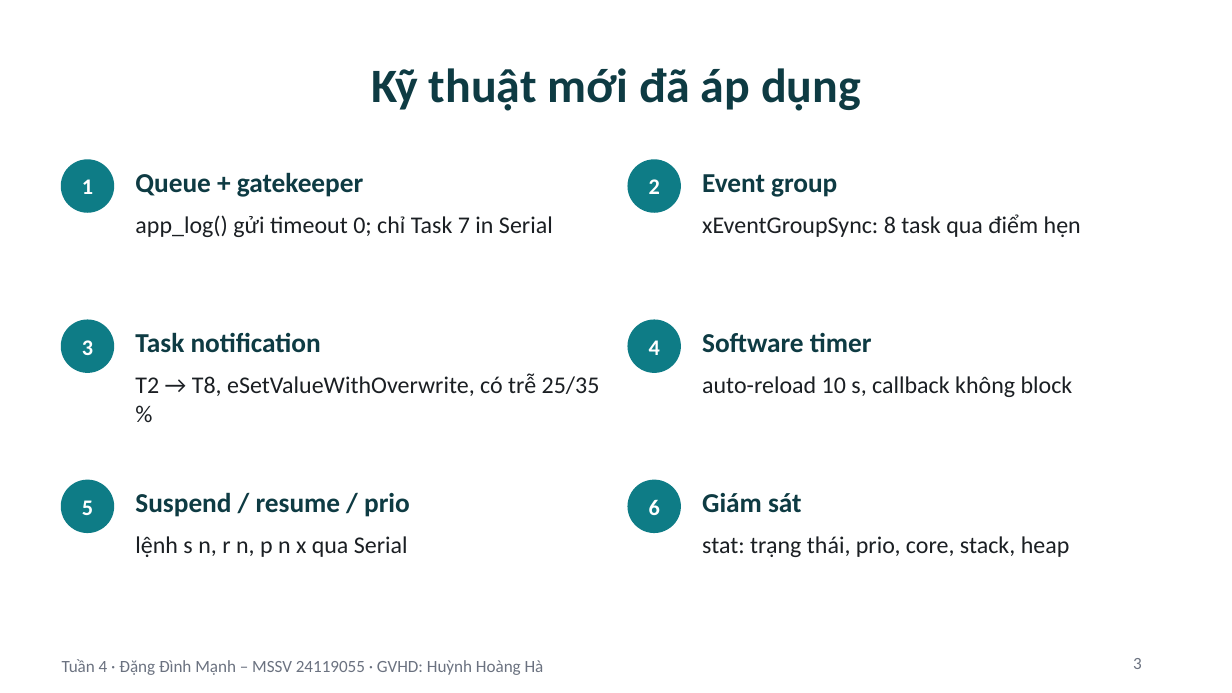
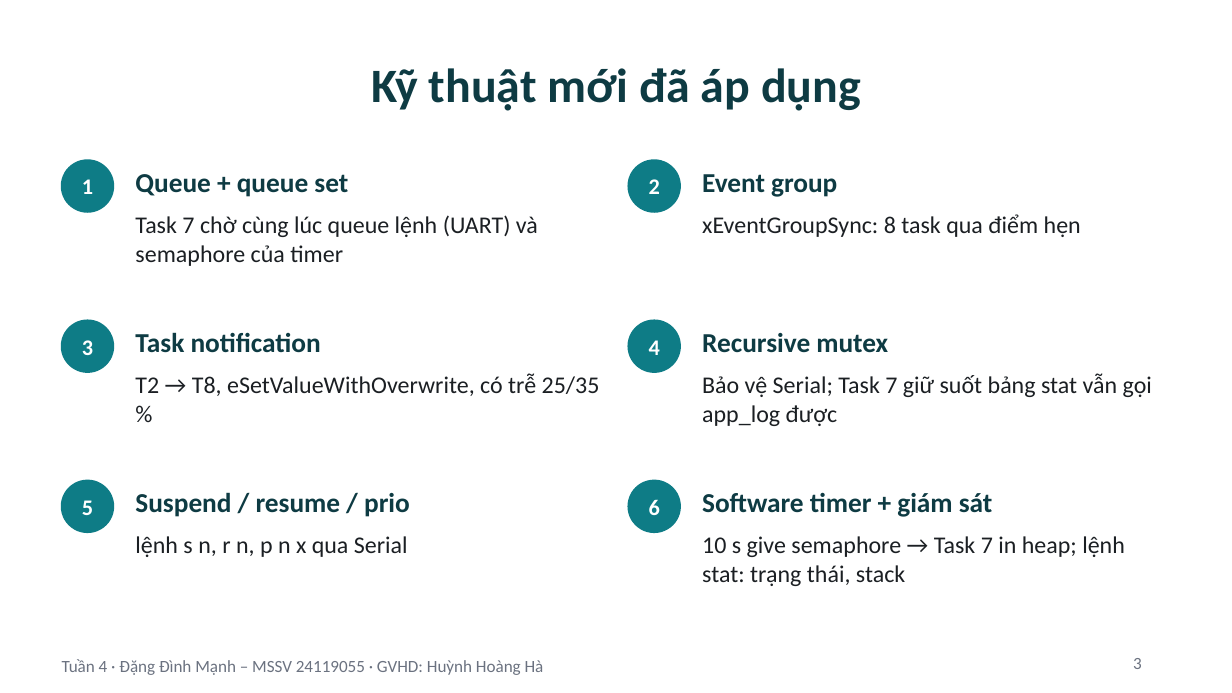
Before and after one commit to Astronaut216/rtos-freertos-esp32s3, a slide deck: slide 3 of 03_Reports/Slide_Tuan4_ProjectCaNhan.pptx. Drawn at 1232x693 pixels with LibreOffice and Linux fonts; fonts in the diff are those of the drawing. Boxes give left, top, right and bottom in pixels: in the first picture for what was removed or moved away, otherwise in the second. Text is boxed around its words. In the diff, an @@ line names an element or a change of style, - is before the commit and + after.

Commit message:
Task 7 thanh task dieu khien: queue set (lenh UART + timer), log qua recursive mutex

```diff
--- a/03_Reports/Slide_Tuan4_ProjectCaNhan.pptx
+++ b/03_Reports/Slide_Tuan4_ProjectCaNhan.pptx
@@ text at (135, 174, 348, 197): text changed @@
-Queue + gatekeeper
+Queue + queue set
@@ text at (135, 215, 538, 266): text changed @@
-app_log() gửi timeout 0; chỉ Task 7 in Serial
+Task 7 chờ cùng lúc queue lệnh (UART) và semaphore của timer
@@ text at (702, 333, 888, 353): text changed @@
-Software timer
+Recursive mutex
@@ text at (702, 373, 1152, 426): text changed @@
-auto-reload 10 s, callback không block
+Bảo vệ Serial; Task 7 giữ suốt bảng stat vẫn gọi app_log được
@@ text at (702, 492, 993, 517): text changed @@
-Giám sát
+Software timer + giám sát
@@ text at (702, 536, 1125, 586): text changed @@
-stat: trạng thái, prio, core, stack, heap
+10 s give semaphore → Task 7 in heap; lệnh stat: trạng thái, stack
```
Also in this commit, not shown: 3 other slides changed, 18 other files.
